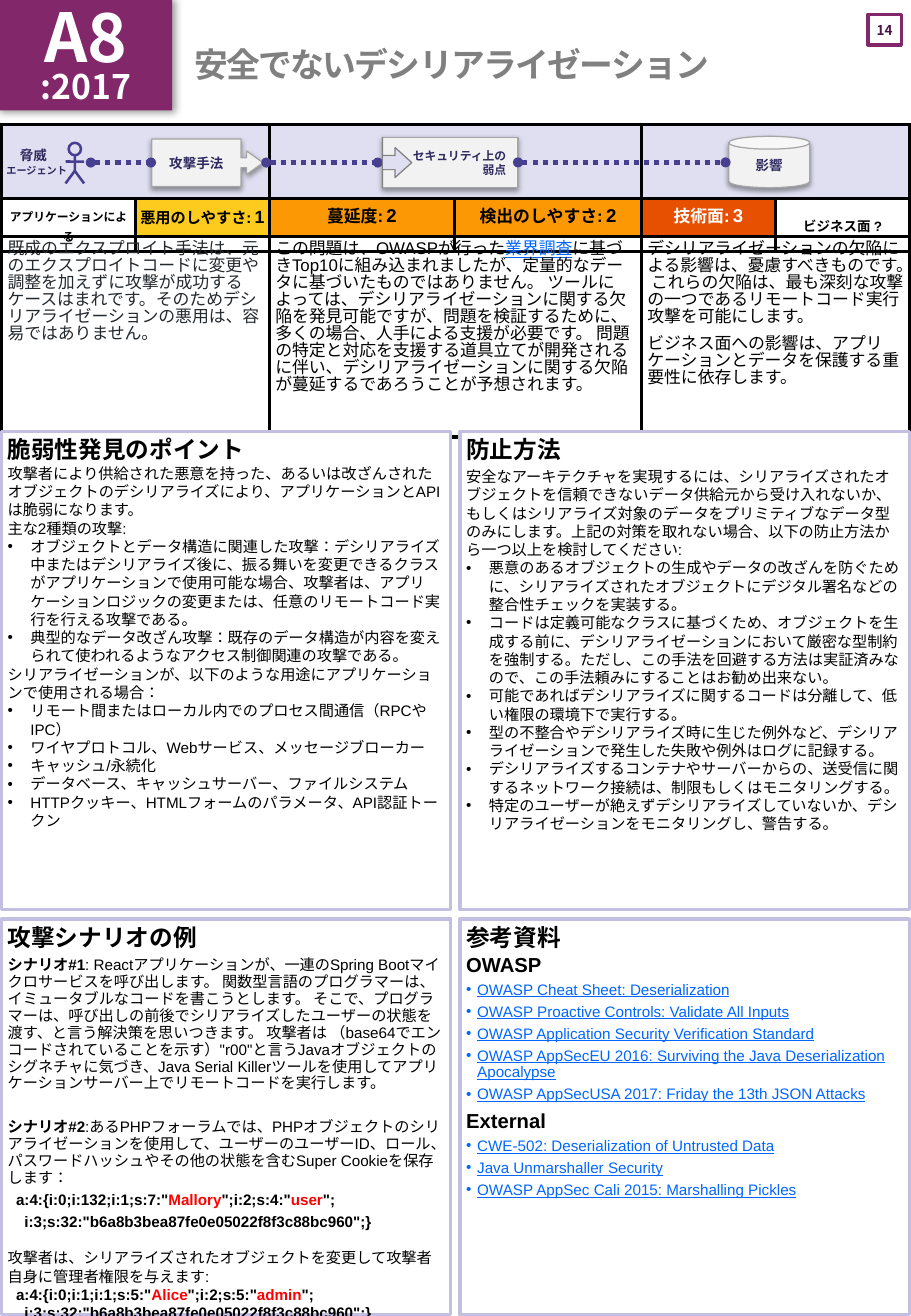
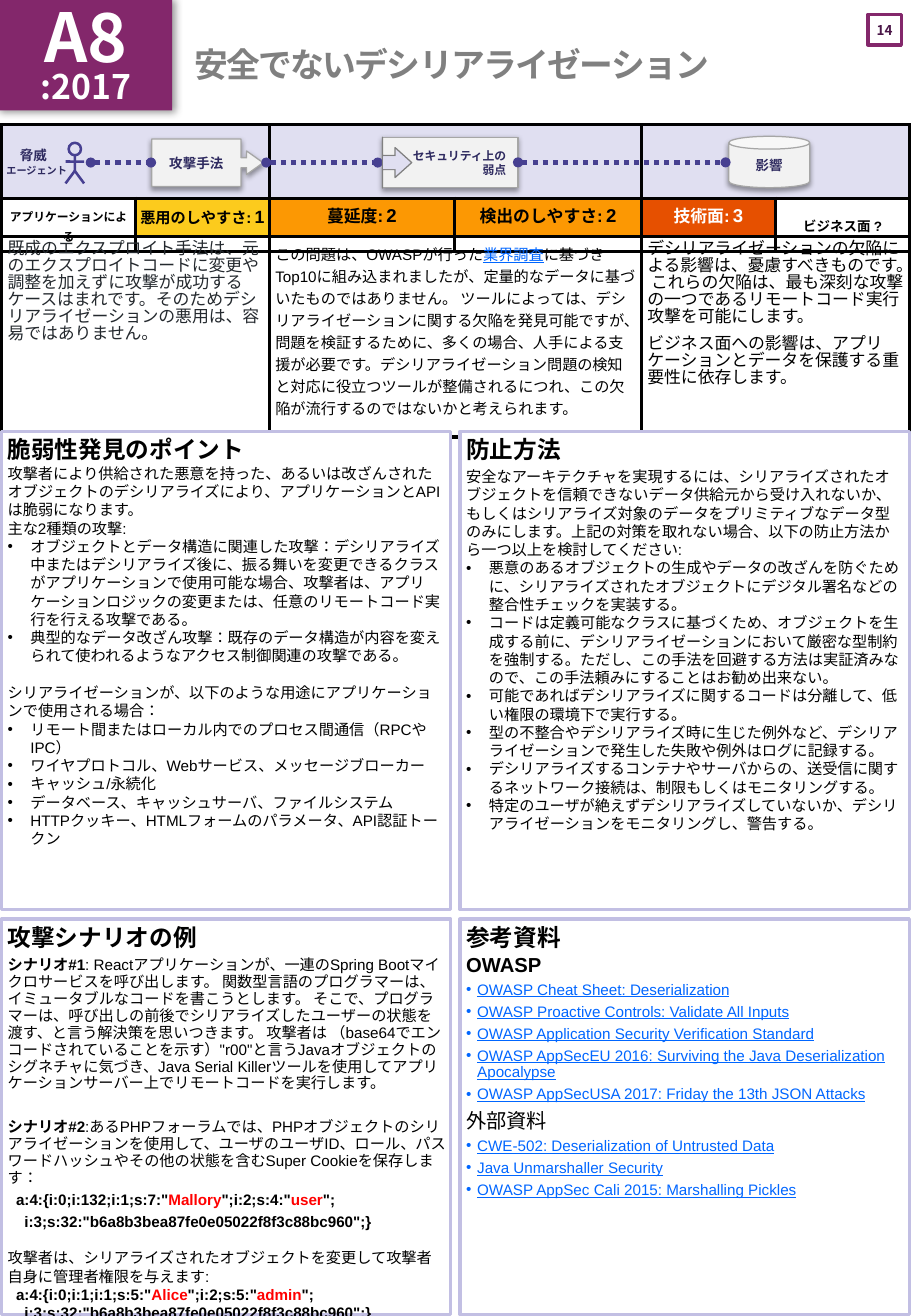
Before and after one commit to OWASP/Top10, a slide deck: slide 15 of 2017/ja/OWASP Top 10-2017(ja).pptx. Drawn at 911x1316 pixels with LibreOffice and Linux fonts; fonts in the diff are those of the drawing. Boxes give left, top, right and bottom in pixels: in the first picture for what was removed or moved away, otherwise in the second. Text is boxed around its words. In the diff, an @@ line names an element or a change of style, - is before the commit and + after.

Commit message:
ページごとに読み合わせをした版
これで公開できるかな！？

```diff
--- a/2017/ja/OWASP Top 10-2017(ja).pptx
+++ b/2017/ja/OWASP Top 10-2017(ja).pptx
@@ table at box(1, 125, 910, 1158) @@
-row 3, column 3: この問題は、OWASPが行った業界調査に基づきTop10に組み込まれましたが、定量的なデータに基づいたものではありません。 ツールによっては、デシリアライゼーションに関する欠陥を発見可能ですが、問題を検証するために、多くの場合、人手による支援が必要です。 問題の特定と対応を支援する道具立てが開発されるに伴い、デシリアライゼーションに関する欠陥が蔓延するであろうことが予想されます。
+row 3, column 3: この問題は、OWASPが行った業界調査に基づきTop10に組み込まれましたが、定量的なデータに基づいたものではありません。 ツールによっては、デシリアライゼーションに関する欠陥を発見可能ですが、問題を検証するために、多くの場合、人手による支援が必要です。デシリアライゼーション問題の検知と対応に役立つツールが整備されるにつれ、この欠陥が流行するのではないかと考えられます。
@@ text at box(489, 761, 898, 831): text changed @@
-• デシリアライズするコンテナやサーバーからの、送受信に関するネットワーク接続は、制限もしくはモニタリングする。
-• 特定のユーザーが絶えずデシリアライズしていないか、デシリアライゼーションをモニタリングし、警告する。
+• デシリアライズするコンテナやサーバからの、送受信に関するネットワーク接続は、制限もしくはモニタリングする。
+• 特定のユーザが絶えずデシリアライズしていないか、デシリアライゼーションをモニタリングし、警告する。
@@ text at box(30, 795, 393, 810): text changed @@
-• データベース、キャッシュサーバー、ファイルシステム
+• データベース、キャッシュサーバ、ファイルシステム
@@ text at box(8, 1119, 446, 1169): text changed @@
-シナリオ#2:あるPHPフォーラムでは、PHPオブジェクトのシリアライゼーションを使用して、ユーザーのユーザーID、ロール、パスワードハッシュやその他の状態を含むSuper Cookieを保存します：
+シナリオ#2:あるPHPフォーラムでは、PHPオブジェクトのシリアライゼーションを使用して、ユーザのユーザID、ロール、パスワードハッシュやその他の状態を含むSuper Cookieを保存します：
@@ text at box(466, 1111, 547, 1130): text changed; bold off @@
-External
+外部資料
```
Also in this commit, not shown: 18 other slides changed, 1 other file.
